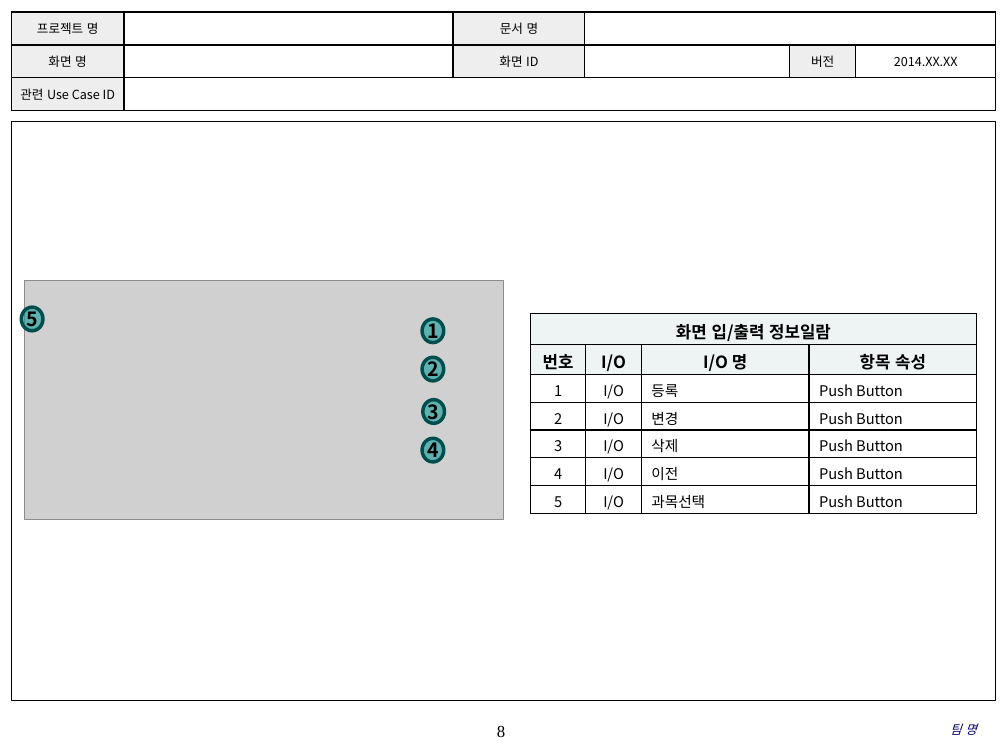
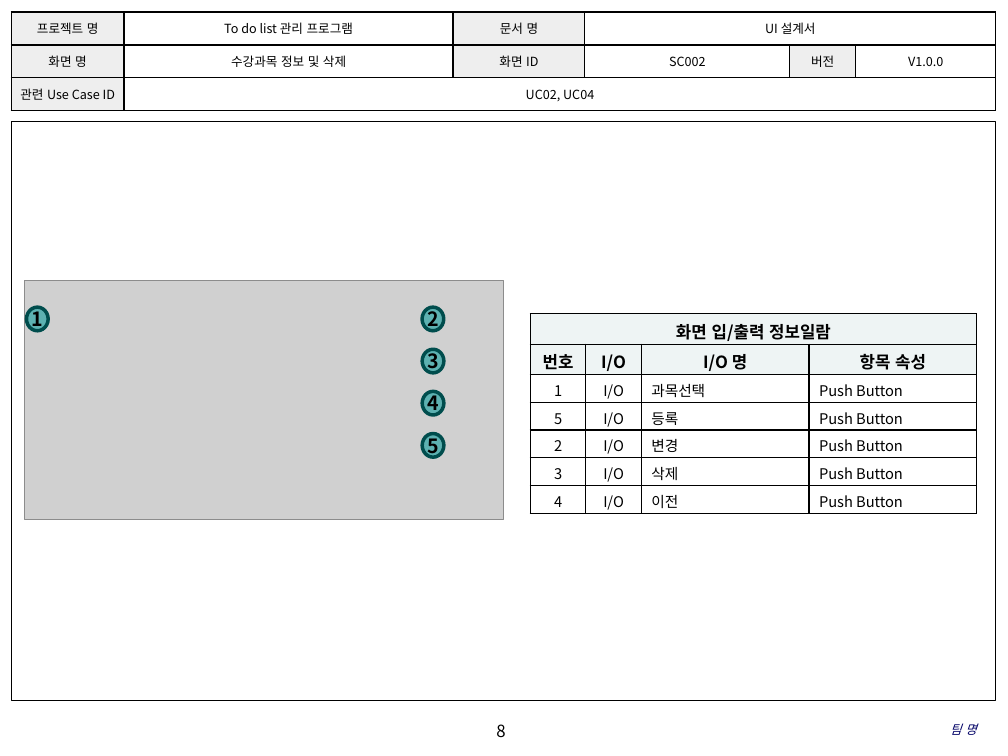
Before and after one commit to SE-admin/7, a slide deck: slide 8 of doc/3_ 설계서/UI Design Template.pptx. Drawn at 1008x756 pixels with LibreOffice and Linux fonts; fonts in the diff are those of the drawing; grey boxes stand for pictures; background and template pictures are left out. Boxes give left, top, right and bottom in pixels: in the first picture for what was removed or moved away, otherwise in the second. Text is boxed around its words. In the diff, an @@ line names an element or a change of style, - is before the commit and + after.

Commit message:
UI Design Template|doc|UI디자인오타수정

```diff
--- a/doc/3_ 설계서/UI Design Template.pptx
+++ b/doc/3_ 설계서/UI Design Template.pptx
@@ table at (11,12,995,111) @@
-row 1, column 2: 
+row 1, column 2: To do list 관리 프로그램
-row 1, column 4: 
+row 1, column 4: UI 설계서
-row 2: 화면 명 |  | 화면 ID |  | 버전 | 2014.XX.XX
+row 2: 화면 명 | 수강과목 정보 및 삭제 | 화면 ID | SC002 | 버전 | V1.0.0
-row 3, column 2: 
+row 3, column 2: UC02, UC04
@@ ellipse "1": place and size @@
-ellipse "1" at (422,319,445,342)
+ellipse "1" at (26,307,48,331)
@@ ellipse "2": place and size @@
-ellipse "2" at (422,357,445,380)
+ellipse "2" at (422,307,445,331)
@@ table at (530,313,976,514) @@
-row 3: 1 | I/O | 등록 | Push Button
+row 3: 1 | I/O | 과목선택 | Push Button
+row 4: 5 | I/O | 등록 | Push Button
-row 7: 5 | I/O | 과목선택 | Push Button
@@ ellipse "3": place and size @@
-ellipse "3" at (422,400,445,423)
+ellipse "3" at (422,349,445,372)
@@ ellipse "4": place and size @@
-ellipse "4" at (422,438,445,462)
+ellipse "4" at (422,391,445,414)
@@ ellipse "5": place and size @@
-ellipse "5" at (21,307,43,331)
+ellipse "5" at (422,433,445,457)
@@ page number at (496,724,505,737): font Times New Roman to Noto Sans CJK KR @@
```
Also in this commit, not shown: 17 other slides changed.
